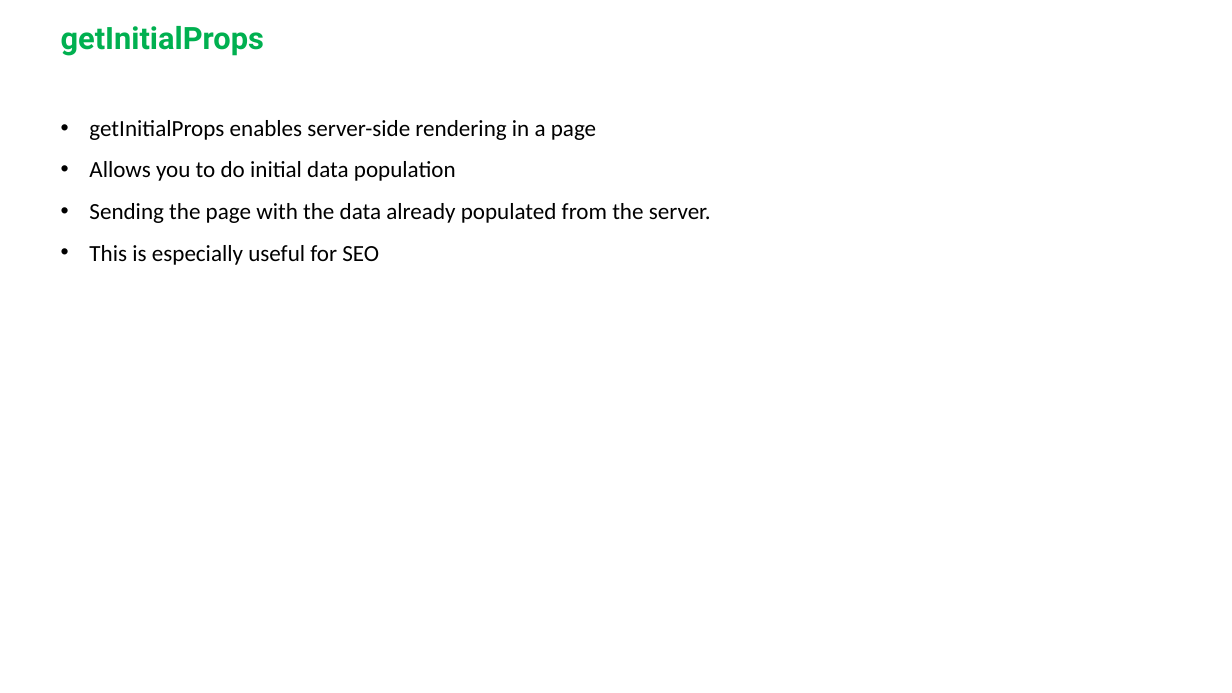
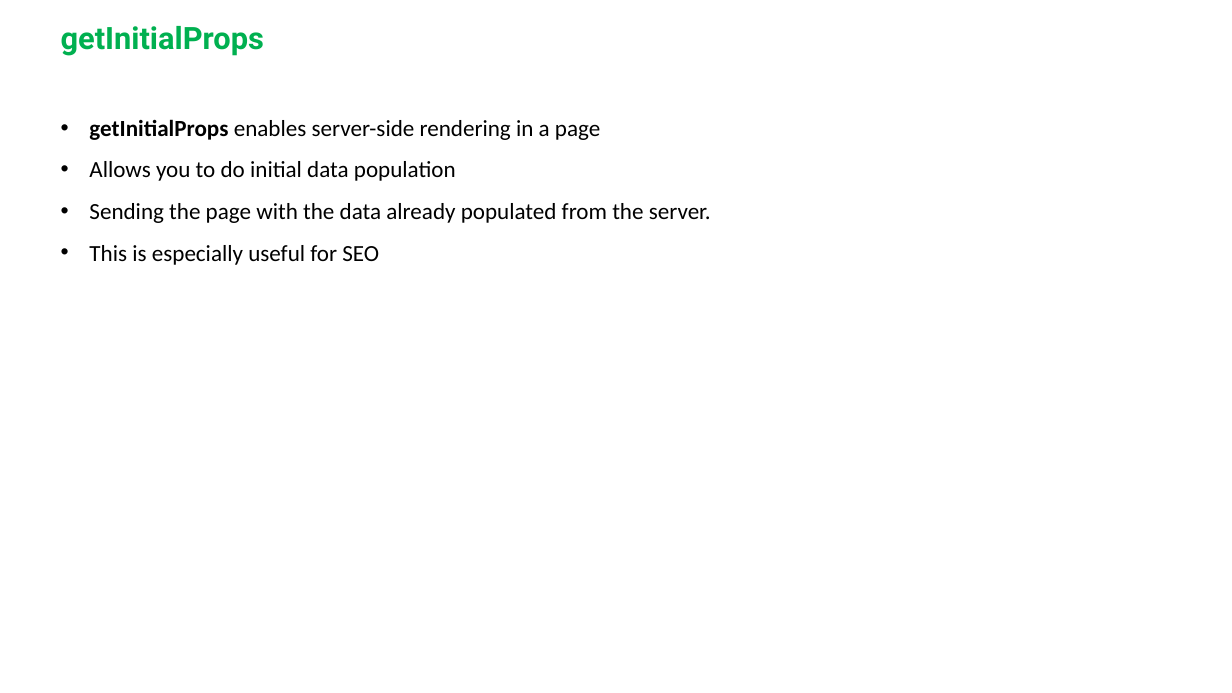
Before and after one commit to saidurwd/Nextjs-Prisma-Batch, a slide deck: slide 14 of PPT/3. Next js foundation.pptx. Drawn at 1232x693 pixels with LibreOffice and Linux fonts; fonts in the diff are those of the drawing; background and template pictures are left out. Boxes give left, top, right and bottom in pixels: in the first picture for what was removed or moved away, otherwise in the second. Text is boxed around its words. In the diff, an @@ line names an element or a change of style, - is before the commit and + after.

```diff
--- a/PPT/3. Next js foundation.pptx
+++ b/PPT/3. Next js foundation.pptx
@@ text at (x1=89, y1=119, x2=600, y2=140): bold on in "getInitialProps" @@
```
Also in this commit, not shown: 1 other slide changed, 2 slides added, 5 slides removed.
